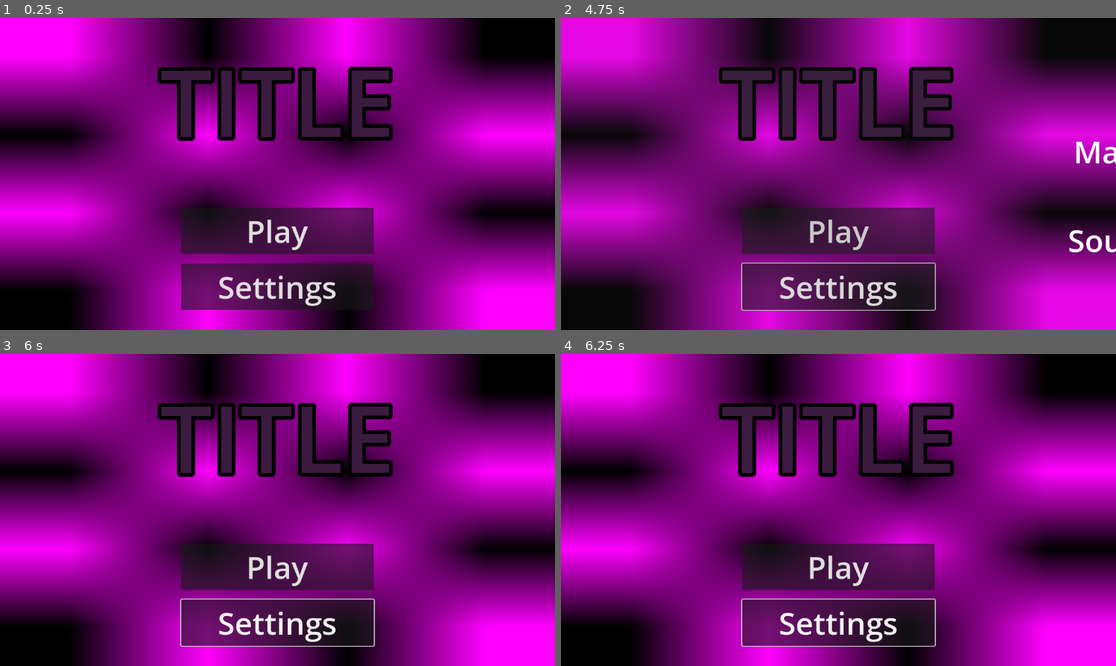
Above: before the commit, frames 1-4 (two rows, left to right).
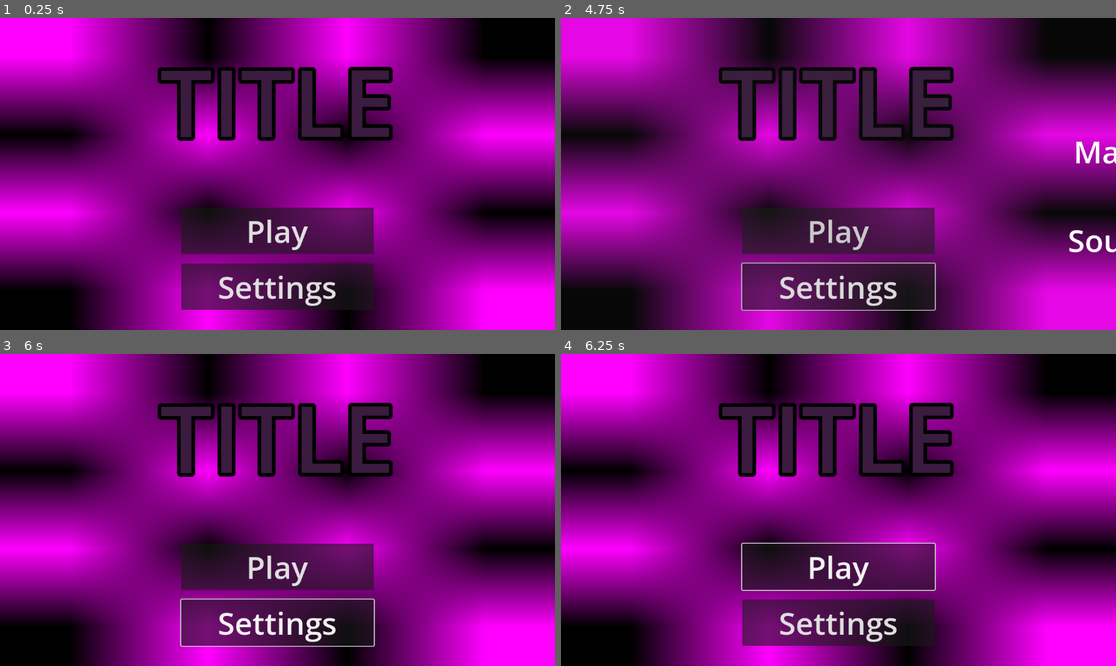
Above: after the commit, the same moments.

Repository: Gatlink/GodotPlugin
Game: Godot game, scene res://Menu/Menu.tscn
The game is run twice, just before and just after one commit, with the same random seed, the same clock (stepped at 60 frames per second) and the same inputs. The project has no main scene, so this scene is started directly.
Inputs:
- Up to frame 1 (0.25 s): no input
- Up to frame 2 (4.75 s): click "Play" at 0.5 s; click "Play" at 1.25 s; click "Settings" at 2 s; tap Enter (ui_accept) at 2.75, 2.85, 3.5, 3.6 s; hold D (right) 2.78-4.25 s; tap Space (jump) at 3.02, 3.77 s; click "Back" at 4.25 s
- Up to frame 3 (6 s): hold A (left) 5.03-5.78 s; hold D (right) from 5.78 s (still down)
- Up to frame 4 (6.25 s): keep holding D (right); tap Up (ui_up, bound only after the commit) at 6.02 s

Frames 1-3 are identical in both runs. In frame 4, 0.8% of the frame differs, in the area x 32-68%, y 60-94%.
Error after the commit: Invalid call. Nonexistent function 'gui_get_viewport' in base 'Window'. (res://Menu/Menu.gd:61)

Commit message:
Camera controls

Diff:
--- a/Camera/CameraArea.gd
+++ /dev/null
@@ -1,12 +0,0 @@
-class_name CameraArea
-extends Area2D
-
-
-var limits : Rect2
-
-
-func _ready() -> void:
-	var collision_shape = $CollisionShape2D
-	var rectangle = collision_shape.shape as RectangleShape2D
-	limits.position = collision_shape.global_position - rectangle.size
-	limits.size = rectangle.size * 2
--- a/Camera/CameraArea.tscn
+++ /dev/null
@@ -1,21 +0,0 @@
-[gd_scene load_steps=3 format=3 uid="uid://dk06wmmd3pmd"]
-
-[sub_resource type="Resource" id="Resource_kndpq"]
-metadata/__load_path__ = "res://Camera3D/CameraArea.gd"
-
-[sub_resource type="RectangleShape2D" id="1"]
-resource_local_to_scene = true
-size = Vector2(480, 408)
-
-[node name="CameraArea" type="Area2D"]
-collision_layer = 0
-script = SubResource("Resource_kndpq")
-__meta__ = {
-"_edit_group_": true
-}
-
-[node name="CollisionShape2D" type="CollisionShape2D" parent="."]
-shape = SubResource("1")
-
-[connection signal="body_entered" from="." to="." method="_on_CameraArea_body_entered"]
-[connection signal="body_exited" from="." to="." method="_on_CameraArea_body_exited"]
--- a/Camera/CameraHandler.tscn
+++ /dev/null
@@ -1,16 +0,0 @@
-[gd_scene load_steps=2 format=3 uid="uid://bdoa1s1aves38"]
-
-[sub_resource type="Resource" id="Resource_esxab"]
-metadata/__load_path__ = "res://Camera3D/CameraHandler.gd"
-
-[node name="CameraHandler" type="Node2D"]
-script = SubResource("Resource_esxab")
-
-[node name="Camera2D" type="Camera2D" parent="."]
-current = true
-process_mode = 0
-position_smoothing_enabled = true
-
-[node name="DampingTimer" type="Timer" parent="."]
-wait_time = 1.5
-one_shot = true
--- a/Camera/CameraPath.gd
+++ /dev/null
@@ -1,18 +0,0 @@
-@tool
-class_name CameraPath
-extends Path2D
-
-
-@onready var follow := $PathFollow2D
-
-
-func _draw() -> void:
-	if Engine.is_editor_hint():
-		var size = get_viewport_rect().size
-		var offset = $PathFollow2D.offset
-		var rect = Rect2(curve.interpolate_baked(offset) - 0.5 * size, size)
-		draw_rect(rect, Color.RED, false, 3)
-
-
-func get_next_position(target : Node2D) -> Vector2:
-	return curve.get_closest_point(to_local(target.global_position))
--- a/Camera/TEST/CameraTest.tscn
+++ /dev/null
@@ -1,66 +0,0 @@
-[gd_scene load_steps=10 format=3 uid="uid://c11q24aox2fy0"]
-
-[sub_resource type="Resource" id="Resource_1rj3h"]
-metadata/__load_path__ = "res://Camera3D/TEST/CameraTest.gd"
-
-[sub_resource type="Resource" id="Resource_m0aet"]
-metadata/__load_path__ = "res://Camera3D/CameraHandler.tscn"
-
-[sub_resource type="Resource" id="Resource_o6idf"]
-metadata/__load_path__ = "res://Camera3D/CameraArea.tscn"
-
-[sub_resource type="RectangleShape2D" id="4"]
-resource_local_to_scene = true
-size = Vector2(704, 448)
-
-[sub_resource type="Resource" id="Resource_8uvbs"]
-metadata/__load_path__ = "res://Camera3D/CameraPath.tscn"
-
-[sub_resource type="Curve2D" id="2"]
-resource_local_to_scene = true
-_data = {
-"points": PackedVector2Array(0, 0, 0, 0, -512, -296, 0, 0, 0, 0, 512, 304)
-}
-point_count = 2
-
-[sub_resource type="RectangleShape2D" id="3"]
-resource_local_to_scene = true
-size = Vector2(512, 296)
-
-[sub_resource type="Resource" id="Resource_8iftq"]
-metadata/__load_path__ = "res://Camera3D/TEST/TARGET.gd"
-
-[sub_resource type="CircleShape2D" id="1"]
-radius = 24.0
-
-[node name="CameraTest" type="Node2D"]
-script = SubResource("Resource_1rj3h")
-
-[node name="CameraHandler" parent="."]
-target_path = NodePath("../TARGET")
-
-[node name="CameraArea" parent="."]
-
-[node name="CollisionShape2D" parent="CameraArea" index="0"]
-shape = SubResource("4")
-
-[node name="CameraPath" parent="."]
-visible = false
-position = Vector2(9, 0)
-curve = SubResource("2")
-
-[node name="PathFollow2D" parent="CameraPath" index="0"]
-position = Vector2(512, 304)
-
-[node name="CollisionShape2D" parent="CameraPath/Area2D" index="0"]
-position = Vector2(-1152, -200)
-shape = SubResource("3")
-
-[node name="TARGET" type="Area2D" parent="."]
-script = SubResource("Resource_8iftq")
-
-[node name="CollisionShape2D" type="CollisionShape2D" parent="TARGET"]
-shape = SubResource("1")
-
-[editable path="CameraArea"]
-[editable path="CameraPath"]
--- a/Camera/TEST/TARGET.gd
+++ b/Camera/TEST/TARGET.gd
@@ -1,10 +1,7 @@
-extends Area2D
+extends CharacterBody2D
 
 
 @export var speed : float = 200.0
-
-
-@onready var camera_handler : CameraHandler = get_node("../CameraHandler")
 
 
 func _process(delta: float) -> void:
@@ -17,4 +14,4 @@
 
 
 func _draw() -> void:
-	draw_rect(Rect2(Vector2.ZERO, Vector2(50, 50)), Color.RED)
+	draw_rect(Rect2(Vector2(-32, -32), Vector2(64, 64)), Color.RED)
--- a/Camera/TEST/CameraTest.gd
+++ b/Camera/TEST/camera_test.gd
@@ -4,7 +4,7 @@
 @onready var camera := $CameraHandler
 @onready var nodes := [
 	$TARGET,
-	$CameraPath,
+#	$CameraPath,
 	$CameraArea
 ]
 
@@ -18,11 +18,11 @@
 
 
 func _draw() -> void:
-	for i in 30:
+	for i in 50:
 		var rect := get_viewport_rect()
 		var pos := Vector2(
-			(randf() * 2 - 1) * rect.size.x * 0.75,
-			(randf() * 2 - 1) * rect.size.y * 0.75
+			(randf() * 2 - 1) * rect.size.x * 1.5,
+			(randf() * 2 - 1) * rect.size.y * 1.5
 		)
 
 		var color := Color(
--- /dev/null
+++ b/Camera/TEST/camera_test.tscn
@@ -0,0 +1,37 @@
+[gd_scene load_steps=7 format=3 uid="uid://c11q24aox2fy0"]
+
+[ext_resource type="Script" uid="uid://dumg6ck8rnoxv" path="res://Camera/TEST/camera_test.gd" id="1_4tosv"]
+[ext_resource type="Script" uid="uid://bfy5ig8dte0wr" path="res://Camera/TEST/TARGET.gd" id="2_1xldv"]
+[ext_resource type="PackedScene" uid="uid://bdoa1s1aves38" path="res://Camera/camera_handler.tscn" id="3_1xldv"]
+[ext_resource type="PackedScene" uid="uid://dk06wmmd3pmd" path="res://Camera/camera_area.tscn" id="5_82prq"]
+
+[sub_resource type="CircleShape2D" id="CircleShape2D_mfx4t"]
+radius = 32.0
+
+[sub_resource type="RectangleShape2D" id="RectangleShape2D_82prq"]
+size = Vector2(2000, 1000)
+
+[node name="CameraTest" type="Node2D"]
+script = ExtResource("1_4tosv")
+
+[node name="TARGET" type="CharacterBody2D" parent="."]
+collision_mask = 0
+script = ExtResource("2_1xldv")
+
+[node name="CollisionShape2D" type="CollisionShape2D" parent="TARGET"]
+shape = SubResource("CircleShape2D_mfx4t")
+
+[node name="CameraHandler" parent="." instance=ExtResource("3_1xldv")]
+target_path = NodePath("../TARGET")
+
+[node name="CameraArea" parent="." instance=ExtResource("5_82prq")]
+position = Vector2(336, -120)
+
+[node name="CollisionShape2D" type="CollisionShape2D" parent="CameraArea"]
+shape = SubResource("RectangleShape2D_82prq")
+
+[node name="CameraArea2" parent="." instance=ExtResource("5_82prq")]
+position = Vector2(1328, 320)
+
+[node name="CollisionShape2D" type="CollisionShape2D" parent="CameraArea2"]
+shape = SubResource("RectangleShape2D_82prq")
--- /dev/null
+++ b/Camera/camera_area.gd
@@ -0,0 +1,42 @@
+class_name CameraArea
+extends Area2D
+
+
+@onready var handler: CameraHandler = get_tree().get_first_node_in_group("CameraHandler")
+
+
+var limits : Rect2
+
+
+func _ready() -> void:
+	var collision_shape = $CollisionShape2D
+	var rectangle = collision_shape.shape as RectangleShape2D
+	limits.position = collision_shape.global_position - rectangle.size * 0.5
+	limits.size = rectangle.size
+
+	if handler == null:
+		printerr("CameraPath could not find a CameraHandler")
+
+
+func _process(_delta: float) -> void:
+	queue_redraw()
+
+
+func _draw() -> void:
+	var top_left := limits.position - global_position
+	var top_right := Vector2(limits.end.x, limits.position.y) - global_position
+	var bottom_left := Vector2(limits.position.x, limits.end.y) - global_position
+	var bottom_right := limits.end - global_position
+
+	draw_line(top_left, top_right, Color.RED)
+	draw_line(top_right, bottom_right, Color.RED)
+	draw_line(bottom_right, bottom_left, Color.RED)
+	draw_line(bottom_left, top_left, Color.RED)
+
+
+func _on_CameraArea_body_entered(_body: Node2D) -> void:
+	handler.start_following_node(self)
+
+
+func _on_CameraArea_body_exited(_body: Node2D) -> void:
+	handler.stop_following_node(self)
--- /dev/null
+++ b/Camera/camera_area.tscn
@@ -0,0 +1,10 @@
+[gd_scene load_steps=2 format=3 uid="uid://dk06wmmd3pmd"]
+
+[ext_resource type="Script" uid="uid://dxvfqlio2hywh" path="res://Camera/camera_area.gd" id="1_bj1e0"]
+
+[node name="CameraArea" type="Area2D"]
+collision_layer = 0
+script = ExtResource("1_bj1e0")
+
+[connection signal="body_entered" from="." to="." method="_on_CameraArea_body_entered"]
+[connection signal="body_exited" from="." to="." method="_on_CameraArea_body_exited"]
--- a/Camera/CameraHandler.gd
+++ b/Camera/camera_handler.gd
@@ -2,19 +2,20 @@
 extends Node2D
 
 
+const TRAUMA_POWER = 2
+
+
 @export var target_path : NodePath
-@export var offset : Vector2
+@export var damp_time: float = 1.5
+
+@export_category("Screen Shake")
 @export var decay := 0.8
 @export var max_offset := Vector2(100, 75)
 @export var max_roll := 0.1
 
 
-const TRAUMA_POWER = 2
-
-
 @onready var target : Node2D = get_node(target_path)
-@onready var damping_timer : Timer = $DampingTimer
-@onready var damp_time : float = damping_timer.wait_time
+@onready var damping_timer : float
 @onready var camera : Camera2D = $Camera2D
 @onready var noise : FastNoiseLite = FastNoiseLite.new()
 
@@ -29,9 +30,14 @@
 func _ready() -> void:
 	randomize()
 	noise.seed = randi()
-	noise.period = 4
 	noise.fractal_octaves = 2
 	camera.make_current()
+
+	if target == null:
+		printerr("CameraHandler: no target found")
+		set_process(false)
+	else:
+		global_position = target.global_position
 
 
 func _process(delta : float) -> void:
@@ -40,12 +46,13 @@
 	elif previous_node == null:
 		position = get_next_position(current_node)
 	else:
-		var t = 1 - damping_timer.time_left / damp_time
+		var t = 1 - damping_timer / damp_time
 		var previous_position = get_next_position(previous_node)
 		var current_position = get_next_position(current_node)
-		position = lerp(previous_position, current_position, t)
+		global_position = lerp(previous_position, current_position, t)
 
-		if t >= 1:
+		damping_timer -= delta
+		if damping_timer <= 0:
 			previous_node = null
 
 	if trauma.x > 0 or trauma.y > 0:
@@ -54,48 +61,37 @@
 		shake()
 
 
-func _draw() -> void:
-	pass
-	# draw_circle(position, 5, Color.red)
-
-
 func get_next_position(node : Node) -> Vector2:
 	var path := node as CameraPath
 	if path != null:
-		return path.get_next_position(target) + offset
+		return path.get_next_position(target)
 
 	var area := node as CameraArea
 	if area != null:
 		var limits := area.limits
-		var position := target.global_position + offset
+		var pos := target.global_position
 		var size := get_viewport_rect().size * 0.5
-		var left_top_offset := limits.position - (position - size)
-		var right_bottom_offset := limits.end - (position + size)
+		var left_top_offset := limits.position - (pos - size)
+		var right_bottom_offset := limits.end - (pos + size)
 
 		left_top_offset.x = max(0, left_top_offset.x)
 		left_top_offset.y = max(0, left_top_offset.y)
 		right_bottom_offset.x = min(0, right_bottom_offset.x)
 		right_bottom_offset.y = min(0, right_bottom_offset.y)
 
-		return position + left_top_offset + right_bottom_offset
-
+		return pos + left_top_offset + right_bottom_offset
 
 	if current_node != null:
-		return current_node.global_position + offset
+		return current_node.global_position
 
-	return target.global_position + offset
+	return target.global_position
 
 
 func start_following_node(node : Node2D) -> void:
 	previous_node = current_node
 	current_node = node
-
 	followed_nodes.push_front(node)
-
-	# just to avoid an error when quitting the game
-	if damping_timer.is_inside_tree():
-		var time_left = damping_timer.time_left
-		damping_timer.start(damp_time - time_left)
+	damping_timer = damp_time
 
 
 func stop_following_node(node : Node2D) -> void:
--- /dev/null
+++ b/Camera/camera_handler.tscn
@@ -0,0 +1,9 @@
+[gd_scene load_steps=2 format=3 uid="uid://bdoa1s1aves38"]
+
+[ext_resource type="Script" uid="uid://6qmcbfe3dxi1" path="res://Camera/camera_handler.gd" id="1_mmbpu"]
+
+[node name="CameraHandler" type="Node2D" groups=["CameraHandler"]]
+script = ExtResource("1_mmbpu")
+
+[node name="Camera2D" type="Camera2D" parent="."]
+position_smoothing_enabled = true
--- /dev/null
+++ b/Camera/camera_path.gd
@@ -0,0 +1,22 @@
+class_name CameraPath
+extends Path2D
+
+
+@onready var handler: CameraHandler = get_tree().get_first_node_in_group("CameraHandler")
+
+
+func get_next_position(target : Node2D) -> Vector2:
+	return curve.get_closest_point(to_local(target.global_position))
+
+
+func _ready() -> void:
+	if handler == null:
+		printerr("CameraPath could not find a CameraHandler")
+
+
+func _on_Area2D_body_entered(_body: Node2D) -> void:
+	handler.start_following_node(self)
+
+
+func _on_Area2D_body_exited(_body: Node2D) -> void:
+	handler.stop_following_node(self)
--- a/Camera/CameraPath.tscn
+++ b/Camera/camera_path.tscn
@@ -1,4 +1,6 @@
-[gd_scene load_steps=5 format=3 uid="uid://bbevniro0py6x"]
+[gd_scene load_steps=4 format=3 uid="uid://bbevniro0py6x"]
+
+[ext_resource type="Script" uid="uid://his0ocllmxhl" path="res://Camera/camera_path.gd" id="1_ohued"]
 
 [sub_resource type="Curve2D" id="1"]
 resource_local_to_scene = true
@@ -7,30 +9,17 @@
 }
 point_count = 2
 
-[sub_resource type="Resource" id="Resource_hhod3"]
-metadata/__load_path__ = "res://Camera3D/CameraPath.gd"
-
-[sub_resource type="GDScript" id="2"]
-script/source = "extends PathFollow2D
-
-
-
-"
-
 [sub_resource type="RectangleShape2D" id="3"]
 resource_local_to_scene = true
 size = Vector2(608, 200)
 
 [node name="CameraPath" type="Path2D"]
 curve = SubResource("1")
-script = SubResource("Resource_hhod3")
+script = ExtResource("1_ohued")
 
 [node name="PathFollow2D" type="PathFollow2D" parent="."]
-position = Vector2(2208, 200)
-offset = 1910.59
-rotate = false
+position = Vector2(320, 200)
 loop = false
-script = SubResource("2")
 
 [node name="Area2D" type="Area2D" parent="."]
 position = Vector2(1152, 200)
--- a/Platformer2DController/platformer2D_controller_test.tscn
+++ b/Platformer2DController/platformer2D_controller_test.tscn
@@ -1,7 +1,8 @@
-[gd_scene load_steps=7 format=3 uid="uid://bepaukshh34ie"]
+[gd_scene load_steps=8 format=3 uid="uid://bepaukshh34ie"]
 
 [ext_resource type="Texture2D" uid="uid://c15xc0y0jqe52" path="res://icon.png" id="1_egq0c"]
 [ext_resource type="PackedScene" uid="uid://0tb8eo1dqu7v" path="res://Platformer2DController/player.tscn" id="1_nqqge"]
+[ext_resource type="PackedScene" uid="uid://bdoa1s1aves38" path="res://Camera/camera_handler.tscn" id="3_rpdsc"]
 
 [sub_resource type="WorldBoundaryShape2D" id="WorldBoundaryShape2D_accyj"]
 
@@ -51,3 +52,6 @@
 [node name="Player" parent="." instance=ExtResource("1_nqqge")]
 position = Vector2(264, 128)
 debug_draw = true
+
+[node name="CameraHandler" parent="." instance=ExtResource("3_rpdsc")]
+script = null
--- a/project.godot
+++ b/project.godot
@@ -30,6 +30,10 @@
 "res://StateMachine/": "gray"
 }
 
+[global_group]
+
+CameraHandler="Used to quickly find the Camera Handler"
+
 [gui]
 
 common/drop_mouse_on_gui_input_disabled=true
@@ -38,14 +42,14 @@
 
 ui_up={
 "deadzone": 0.5,
-"events": [Object(InputEventKey,"resource_local_to_scene":false,"resource_name":"","device":0,"window_id":0,"alt_pressed":false,"shift_pressed":false,"ctrl_pressed":false,"meta_pressed":false,"pressed":false,"keycode":0,"physical_keycode":0,"key_label":0,"unicode":0,"location":0,"echo":false,"script":null)
+"events": [Object(InputEventKey,"resource_local_to_scene":false,"resource_name":"","device":-1,"window_id":0,"alt_pressed":false,"shift_pressed":false,"ctrl_pressed":false,"meta_pressed":false,"pressed":false,"keycode":0,"physical_keycode":4194320,"key_label":0,"unicode":0,"location":0,"echo":false,"script":null)
 , Object(InputEventJoypadButton,"resource_local_to_scene":false,"resource_name":"","device":0,"button_index":12,"pressure":0.0,"pressed":false,"script":null)
 , Object(InputEventJoypadMotion,"resource_local_to_scene":false,"resource_name":"","device":0,"axis":1,"axis_value":-1.0,"script":null)
 ]
 }
 ui_down={
 "deadzone": 0.5,
-"events": [Object(InputEventKey,"resource_local_to_scene":false,"resource_name":"","device":0,"window_id":0,"alt_pressed":false,"shift_pressed":false,"ctrl_pressed":false,"meta_pressed":false,"pressed":false,"keycode":0,"physical_keycode":0,"key_label":0,"unicode":0,"location":0,"echo":false,"script":null)
+"events": [Object(InputEventKey,"resource_local_to_scene":false,"resource_name":"","device":-1,"window_id":0,"alt_pressed":false,"shift_pressed":false,"ctrl_pressed":false,"meta_pressed":false,"pressed":false,"keycode":0,"physical_keycode":4194322,"key_label":0,"unicode":0,"location":0,"echo":false,"script":null)
 , Object(InputEventJoypadButton,"resource_local_to_scene":false,"resource_name":"","device":0,"button_index":13,"pressure":0.0,"pressed":false,"script":null)
 , Object(InputEventJoypadMotion,"resource_local_to_scene":false,"resource_name":"","device":0,"axis":1,"axis_value":1.0,"script":null)
 ]
Renamed: Camera/TEST/CameraTest.gd.uid -> Camera/TEST/camera_test.gd.uid
Renamed: Camera/CameraArea.gd.uid -> Camera/camera_area.gd.uid
Renamed: Camera/CameraHandler.gd.uid -> Camera/camera_handler.gd.uid
Renamed: Camera/CameraPath.gd.uid -> Camera/camera_path.gd.uid
Not shown, added: Camera/TEST/camera_test.tscn14061528103.tmp
